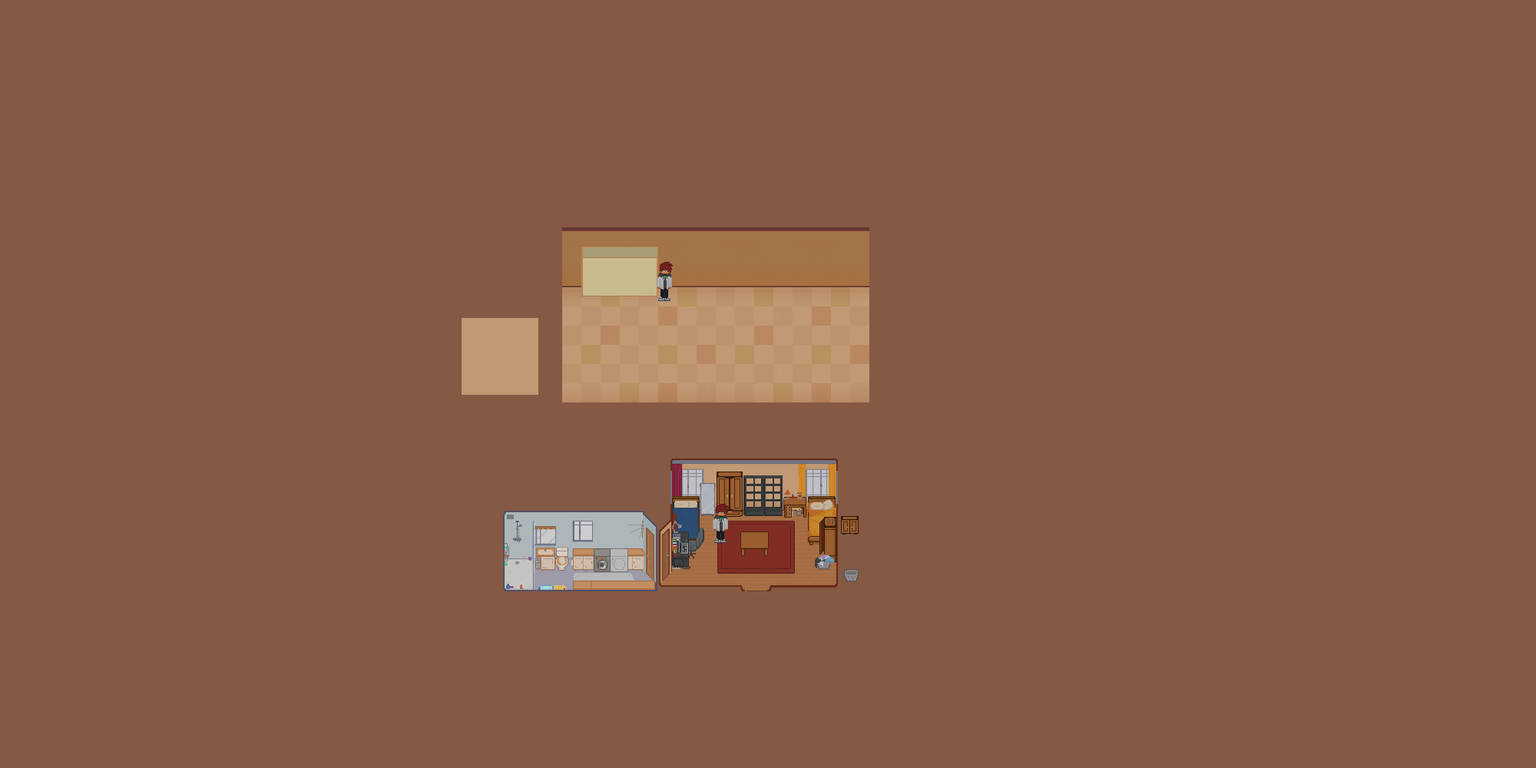
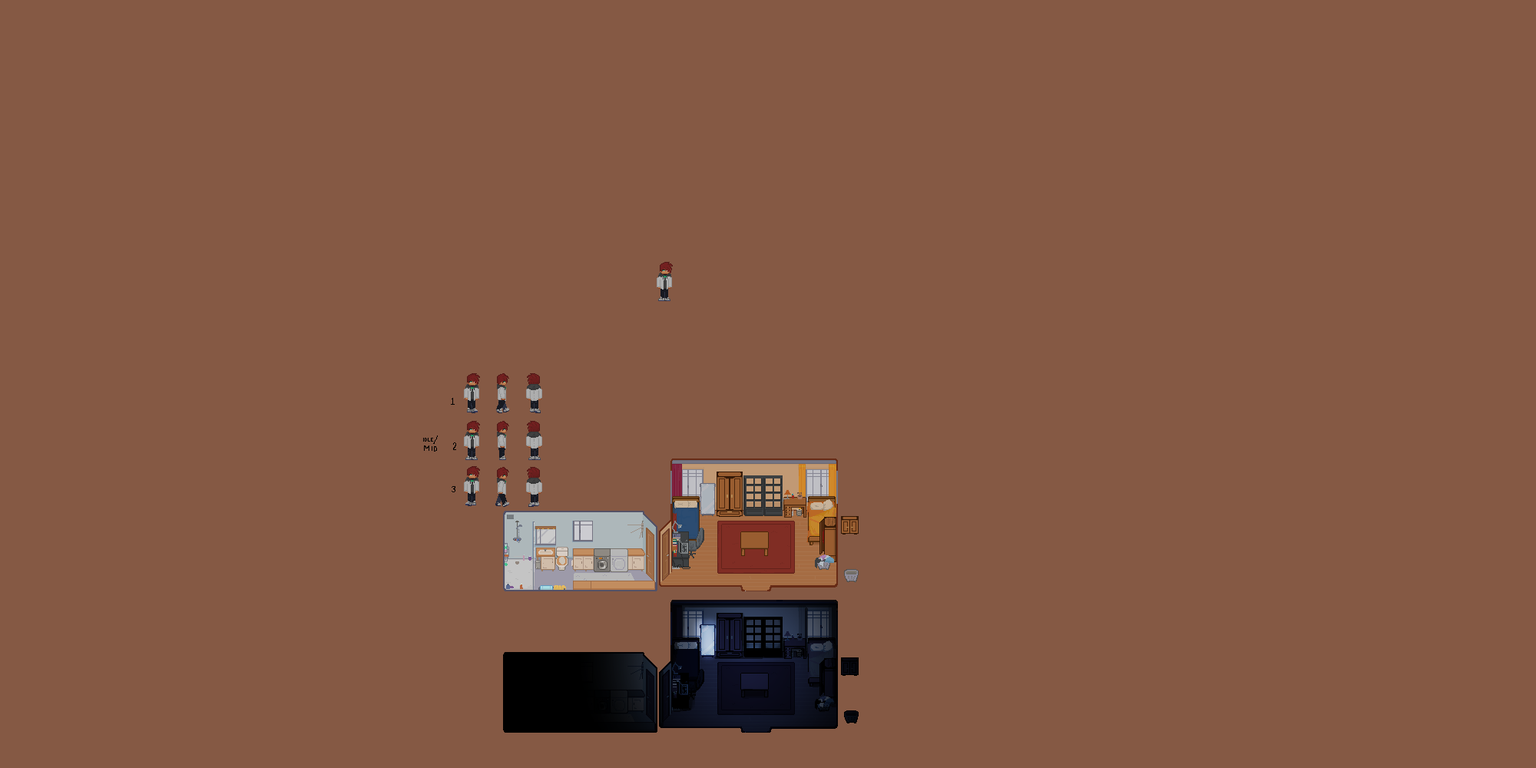
Comparing the layer stacks of the two (1536, 768) images. Changes:
hid "lockers" over (581, 246, 659, 297)
hid group "tiles" (8 layers) over (423, 227, 870, 733)
hid "MC_sprite copy" over (712, 503, 729, 543)
showed group "MC" (5 layers) over (423, 373, 661, 507)
showed group "mirrorworld_style_idea" (9 layers) over (423, 227, 870, 733)
